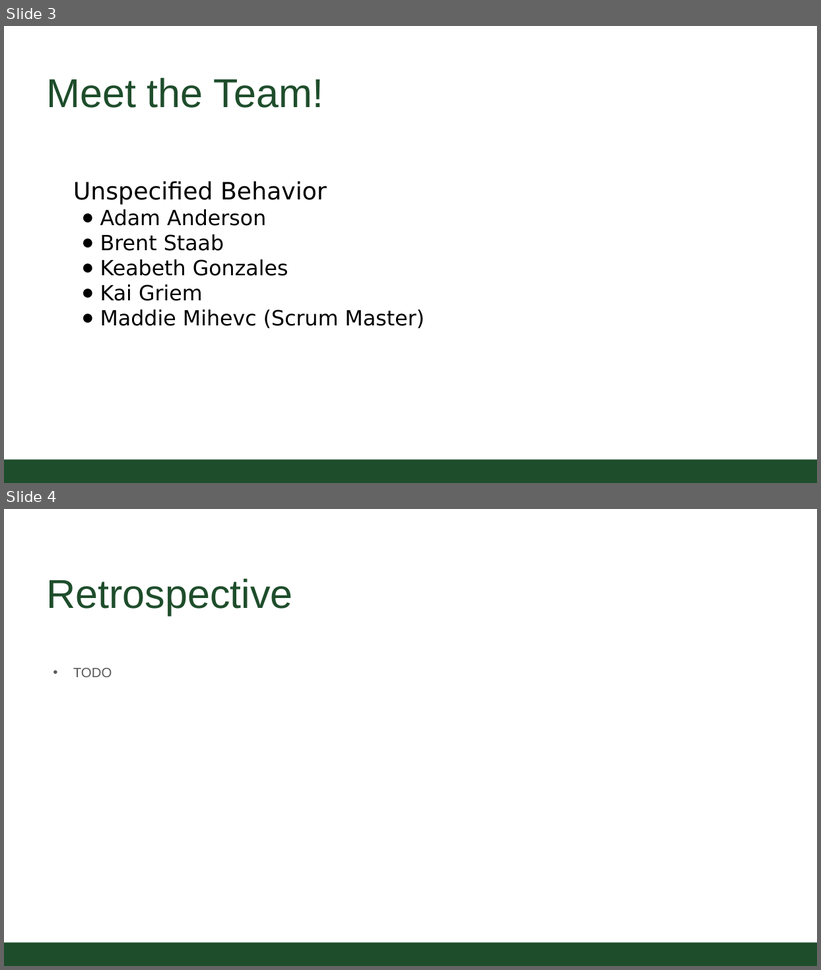
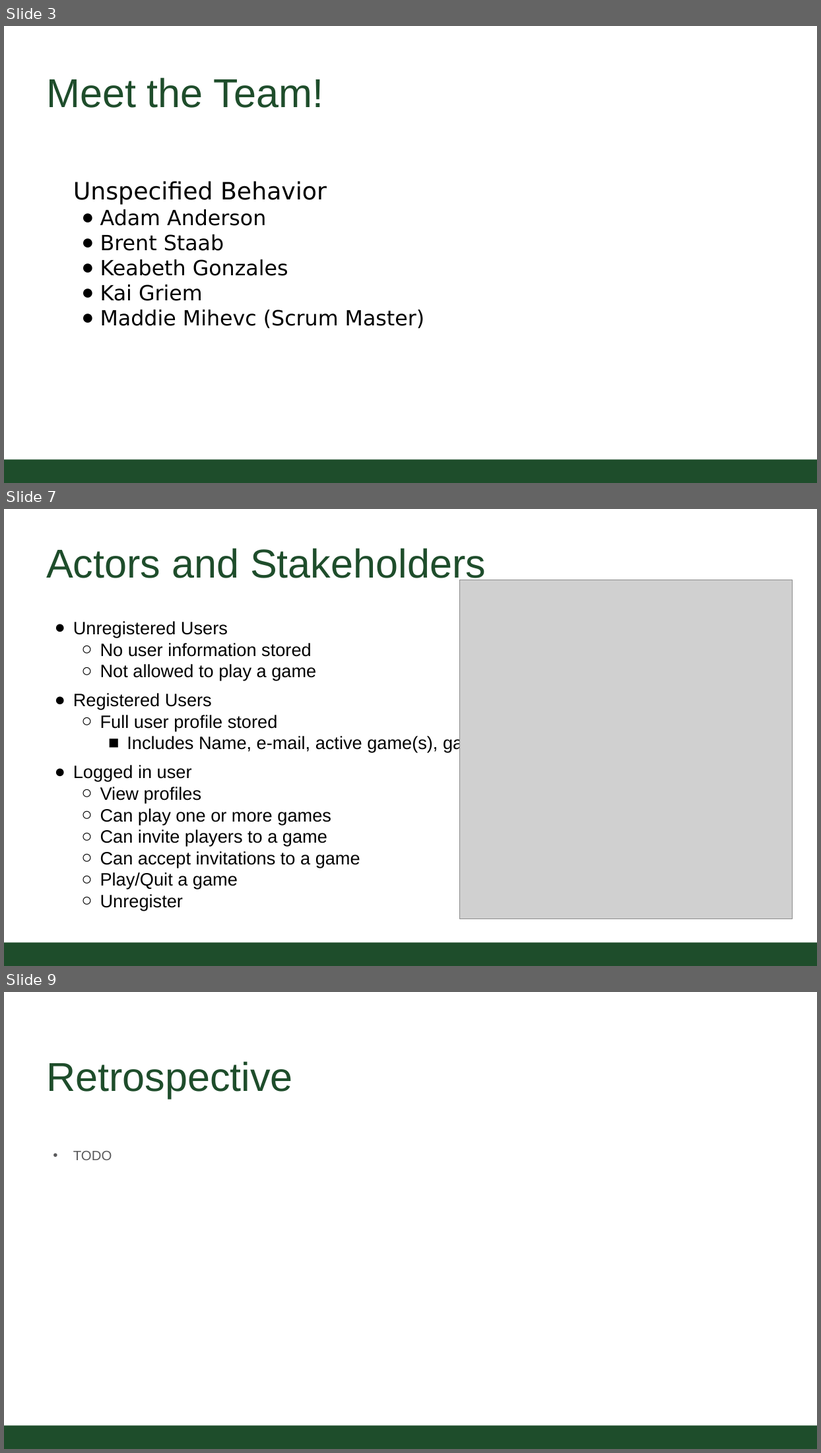
Before and after one commit to bstaab/cs414-f20-UnspecifiedBehavior, a slide deck: Documents/P3Presentation.pptx. Shown one above the other, each under a label of ours: slides 3 and 4 before the commit, slides 3, 7 and 9 after it; the slides between them are not shown. The pictures are 821x970 and 821x1453 pixels, drawn with LibreOffice and Linux fonts; fonts in the diff are those of the drawing; grey boxes stand for pictures; background and template pictures are left out. Boxes give left, top, right and bottom in pixels: in the first picture for what was removed or moved away, otherwise in the second. Text is boxed around its words. In the diff, an @@ line names an element or a change of style, - is before the commit and + after.

```diff
--- a/Documents/P3Presentation.pptx
+++ b/Documents/P3Presentation.pptx
@@ slide 7 added at (4,509,817,966), background #FFFFFF; not listed: 1 template element that a slide beside it also shows @@
@@ title added at (46,548,486,585), 54 pt, text #1E4D2B @@
+Actors and Stakeholders
@@ picture added at (460,580,792,920) @@
@@ text added at (73,621,488,911), 24 pt, text #000000 @@
+● Unregistered Users
+  ○ No user information stored
+  ○ Not allowed to play a game
+● Registered Users
+  ○ Full user profile stored
+    ■ Includes Name, e-mail, active game(s), game history and results
+● Logged in user
+  ○ View profiles
+  ○ Can play one or more games
+  ○ Can invite players to a game
+  ○ Can accept invitations to a game
+  ○ Play/Quit a game
+  ○ Unregister
@@ what was slide 4 is now slide 9 @@
```
Also in this commit, not shown: 4 other slides added.
